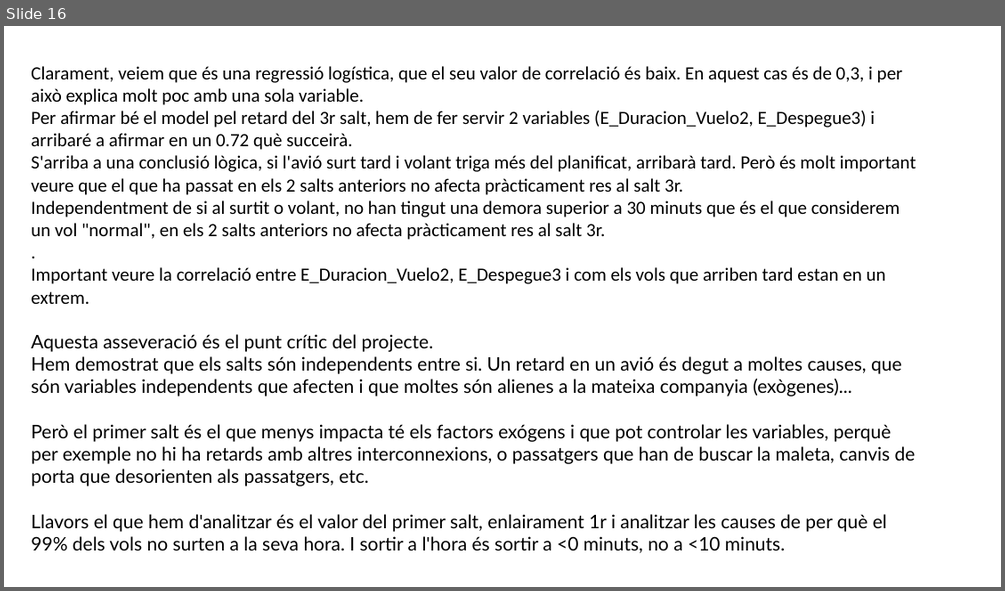
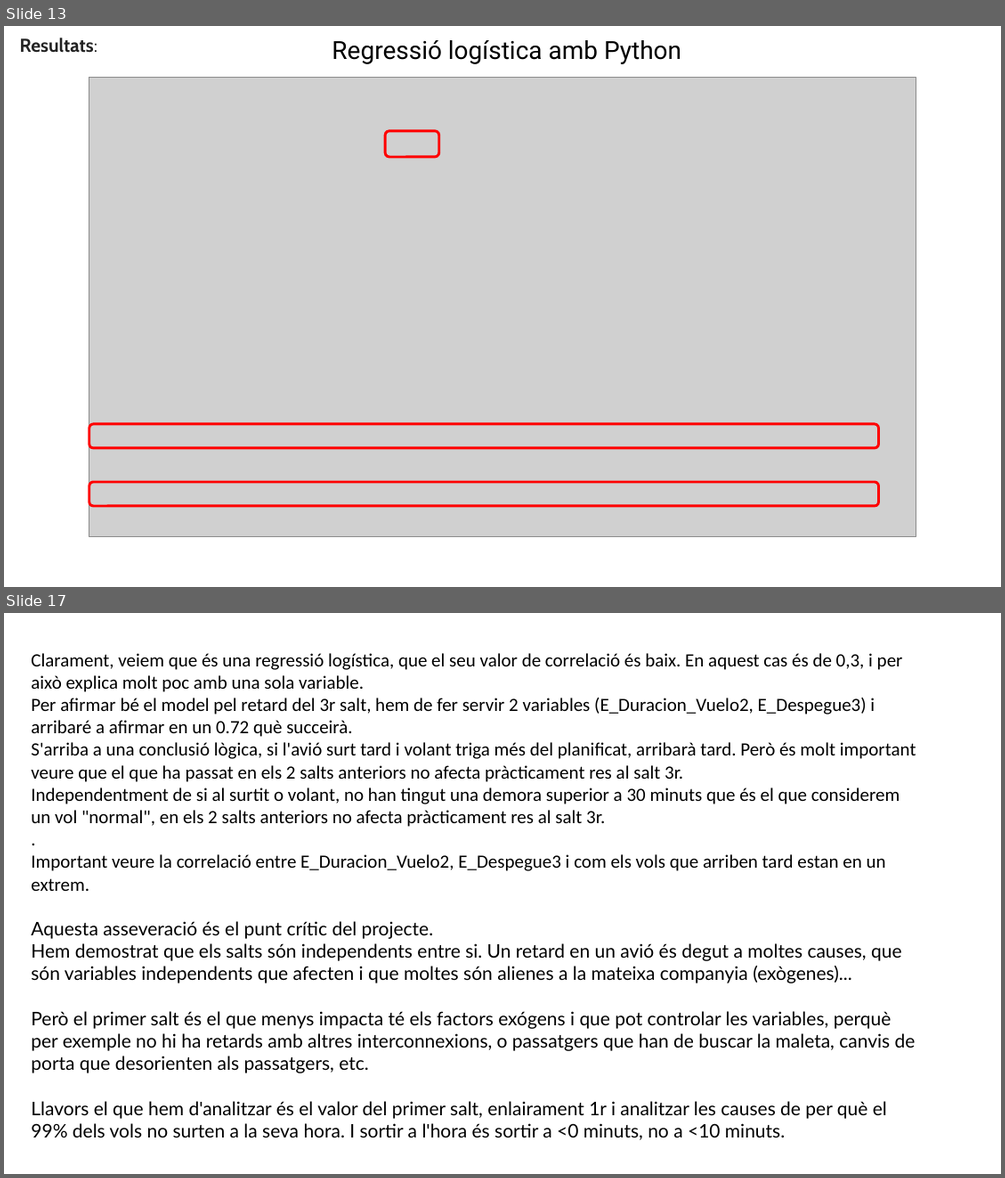
Before and after one commit to JMML2021/Entrega-projecte-final, a slide deck: 4 Presentación final.pptx. Shown one above the other, each under a label of ours: slide 16 before the commit, slides 13 and 17 after it; the slides between them are not shown. The pictures are 1005x591 and 1005x1178 pixels, drawn with LibreOffice and Linux fonts; fonts in the diff are those of the drawing; grey boxes stand for pictures; background and template pictures are left out. Boxes give left, top, right and bottom in pixels: in the first picture for what was removed or moved away, otherwise in the second. Text is boxed around its words. In the diff, an @@ line names an element or a change of style, - is before the commit and + after.

```diff
--- a/4 Presentación final.pptx
+++ b/4 Presentación final.pptx
@@ slide 13 added at bbox=[4, 26, 1001, 587], background #FFFFFF @@
@@ text added at bbox=[20, 38, 97, 53], 18 pt, text #222222, bold @@
+Resultats:
@@ text added at bbox=[332, 40, 681, 64], 24 pt, text #000000 @@
+Regressió logística amb Python
@@ picture added at bbox=[89, 77, 915, 536] @@
@@ rounded rectangle added at bbox=[386, 131, 439, 157], outline #FF0000 2.5 pt @@
@@ rounded rectangle added at bbox=[89, 424, 879, 448], outline #FF0000 2.5 pt @@
@@ rounded rectangle added at bbox=[89, 483, 879, 506], outline #FF0000 2.5 pt @@
@@ what was slide 16 is now slide 17 @@
```
Also in this commit, not shown: 9 slides changed, 7 other slides added, 5 slides removed.
